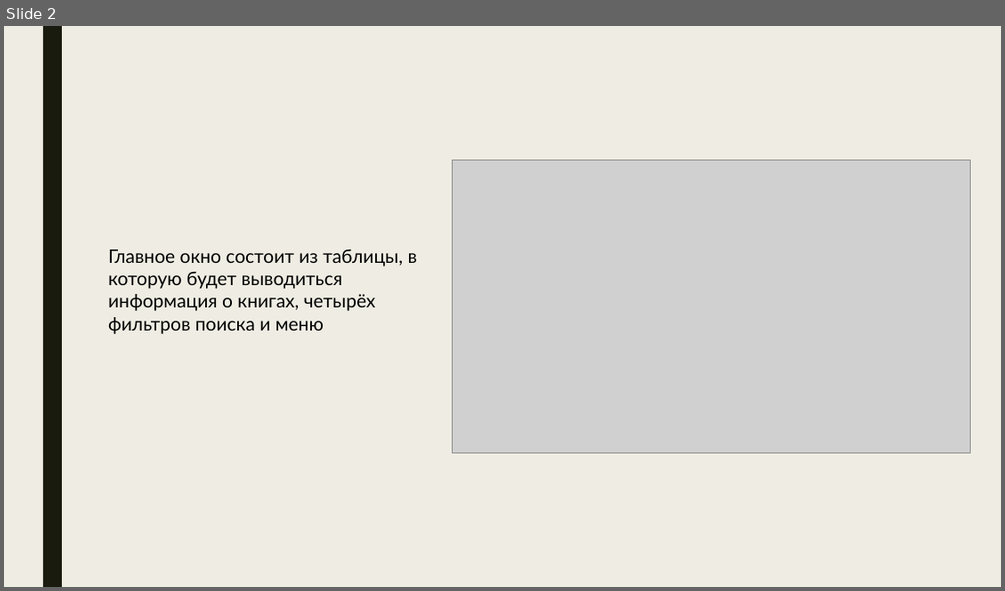
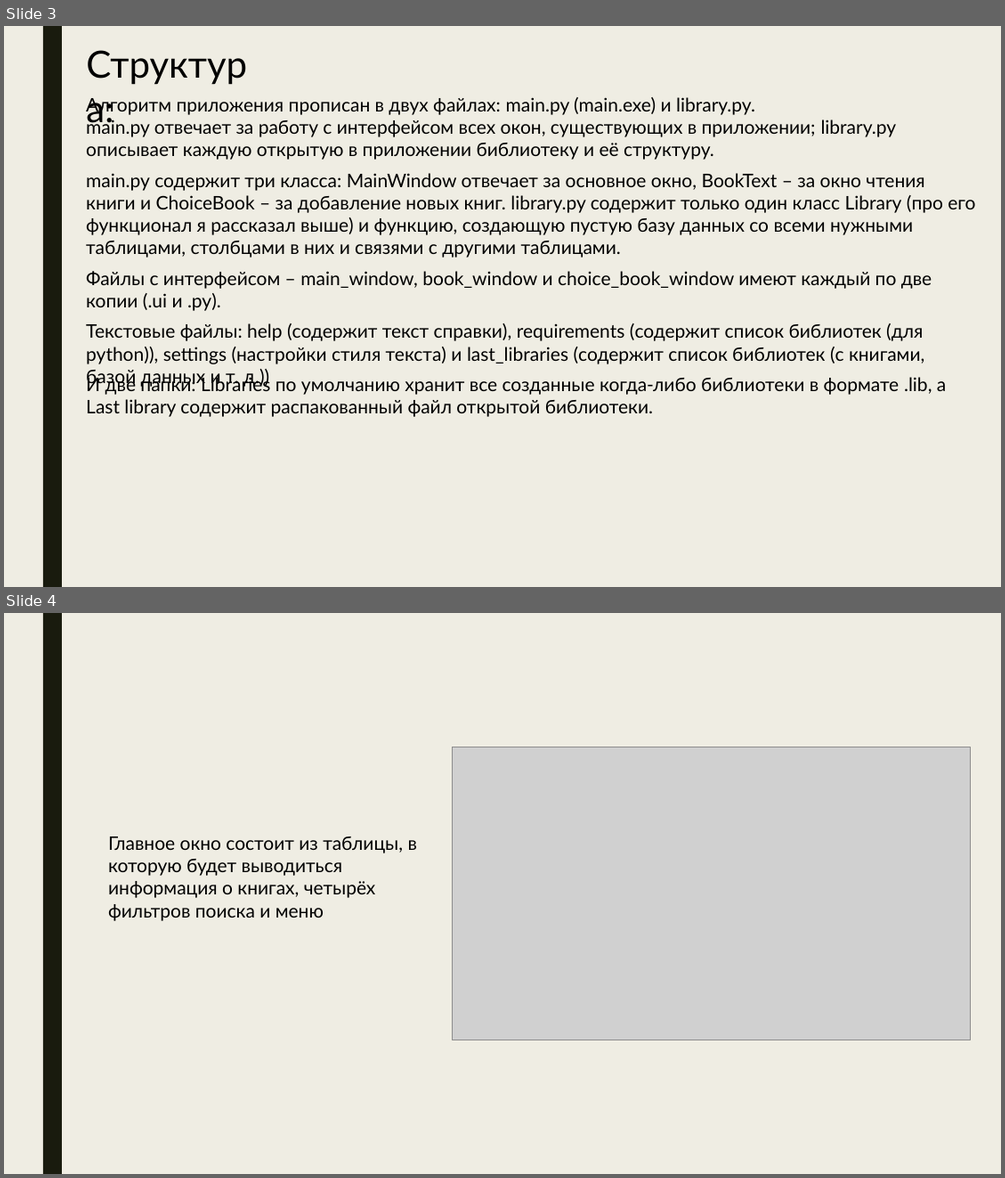
Before and after one commit to StartsevEgor/Library, a slide deck: Библиотека.pptx. Shown one above the other, each under a label of ours: slide 2 before the commit, slides 3 and 4 after it. The pictures are 1005x591 and 1005x1178 pixels, drawn with LibreOffice and Linux fonts; fonts in the diff are those of the drawing; grey boxes stand for pictures. Boxes give left, top, right and bottom in pixels: in the first picture for what was removed or moved away, otherwise in the second. Text is boxed around its words. In the diff, an @@ line names an element or a change of style, - is before the commit and + after.

```diff
--- a/Библиотека.pptx
+++ b/Библиотека.pptx
@@ slide 3 added at (4,26,1001,587), background #EFEDE3; not listed: 1 template element that a slide beside it also shows @@
@@ text added at (79,37,264,89), 36 pt, text #000000 @@
+Структура:
@@ text added at (86,97,897,160), 18 pt, text #000000 @@
+Алгоритм приложения прописан в двух файлах: main.py (main.exe) и library.py.
+main.py отвечает за работу с интерфейсом всех окон, существующих в приложении; library.py описывает каждую открытую в приложении библиотеку и её структуру.
@@ text added at (86,173,975,257), 18 pt, text #000000 @@
+main.py содержит три класса: MainWindow отвечает за основное окно, BookText – за окно чтения книги и ChoiceBook – за добавление новых книг. library.py содержит только один класс Library (про его функционал я рассказал выше) и функцию, создающую пустую базу данных со всеми нужными таблицами, столбцами в них и связями с другими таблицами.
@@ text added at (86,271,931,311), 18 pt, text #000000 @@
+Файлы с интерфейсом – main_window, book_window и choice_book_window имеют каждый по две копии (.ui и .py).
@@ text added at (86,323,924,387), 18 pt, text #000000 @@
+Текстовые файлы: help (содержит текст справки), requirements (содержит список библиотек (для python)), settings (настройки стиля текста) и last_libraries (содержит список библиотек (с книгами, базой данных и т. д.))
@@ text added at (86,374,946,417), 18 pt, text #000000 @@
+И две папки: Libraries по умолчанию хранит все созданные когда-либо библиотеки в формате .lib, а Last library содержит распакованный файл открытой библиотеки.
@@ what was slide 2 is now slide 4 @@
```
Also in this commit, not shown: 1 slide changed, 2 other slides added, 10 other files.
